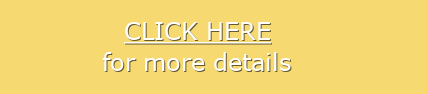
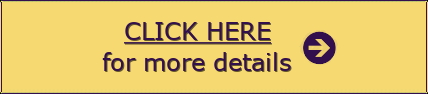
Revision of a layered 428 x 94 image; what changed, layer by layer:
added layer "texture #3" above "CLICK HERE ... #1" over [1, 0, 427, 94]
painted on "CLICK HERE ... #1" over [102, 22, 291, 71]
added layer "Pasted Layer copy" above "texture" over [0, 0, 428, 94]
painted on "Pasted Layer" over [303, 31, 338, 66]
